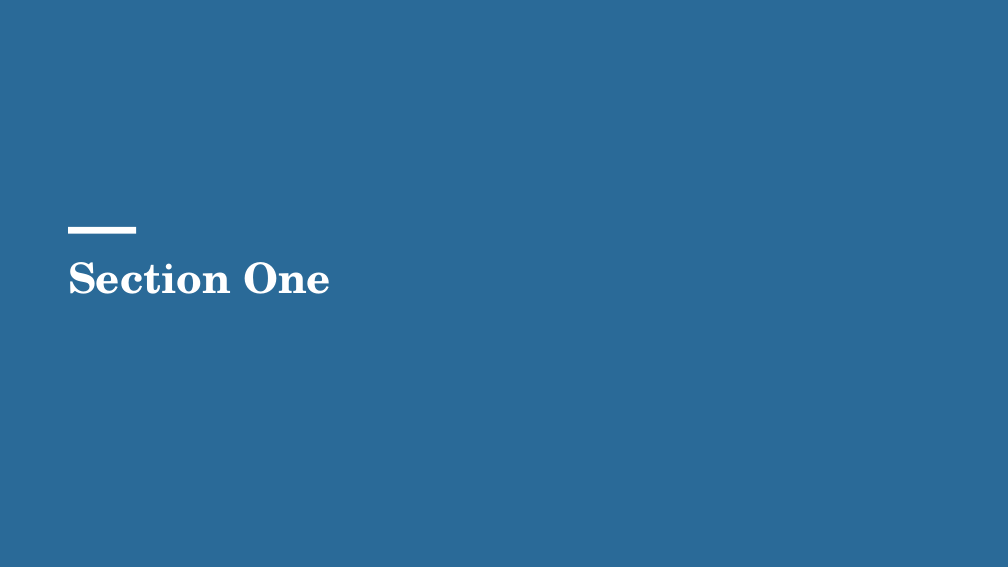
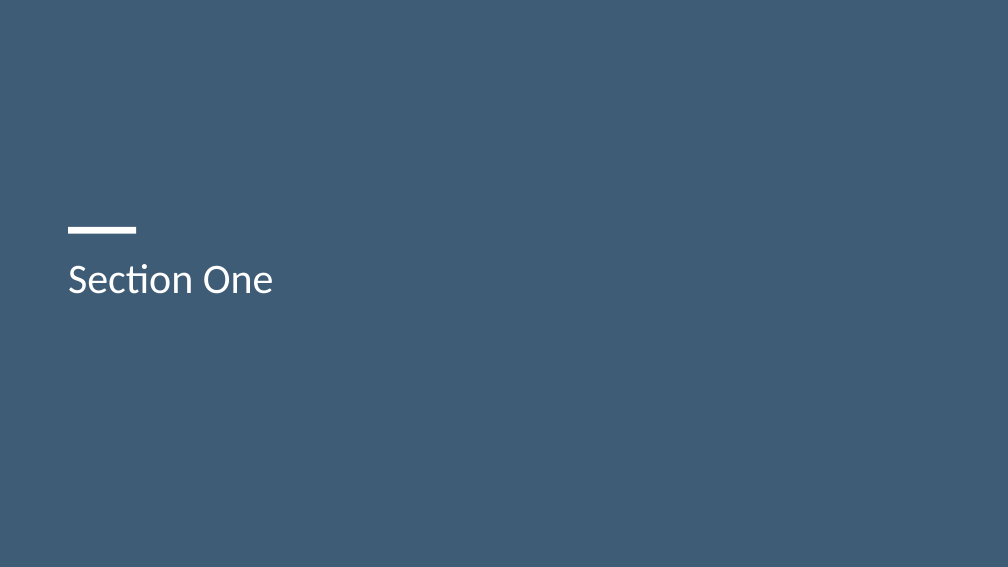
Before and after one commit to am-buzz/family-ai-hub, a slide deck: slide 2 of tools/samples/Sample-Deck.pptx. Drawn at 1008x567 pixels with LibreOffice and Linux fonts; fonts in the diff are those of the drawing. Boxes give left, top, right and bottom in pixels: in the first picture for what was removed or moved away, otherwise in the second. Text is boxed around its words. In the diff, an @@ line names an element or a change of style, - is before the commit and + after.

```diff
--- a/tools/samples/Sample-Deck.pptx
+++ b/tools/samples/Sample-Deck.pptx
@@ background #2A6A98 to #3E5C76 @@
@@ text "Section One" at (68,264,274,294): font TeX Gyre Schola to Calibri, bold off @@
```
Also in this commit, not shown: 8 other slides changed, 5 other files.
